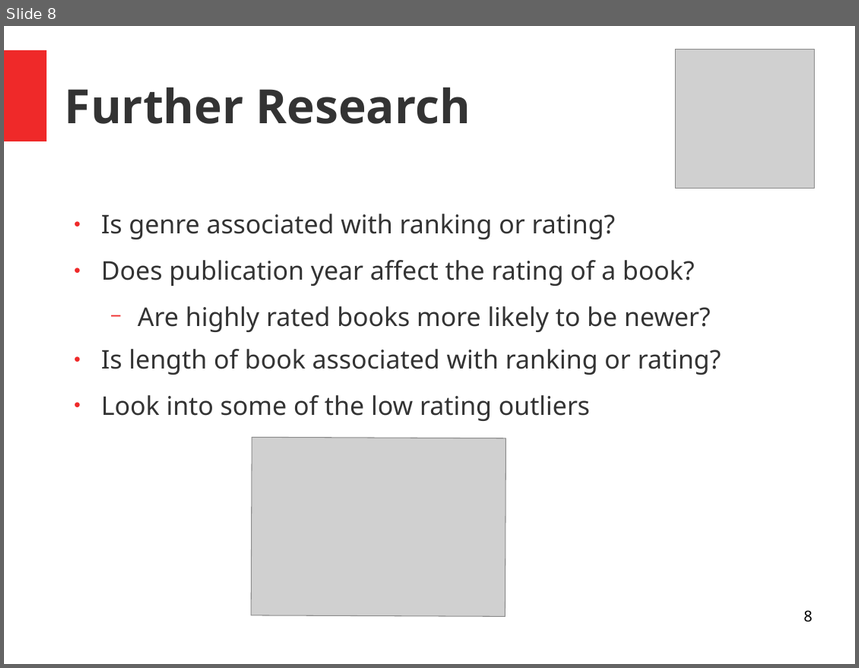
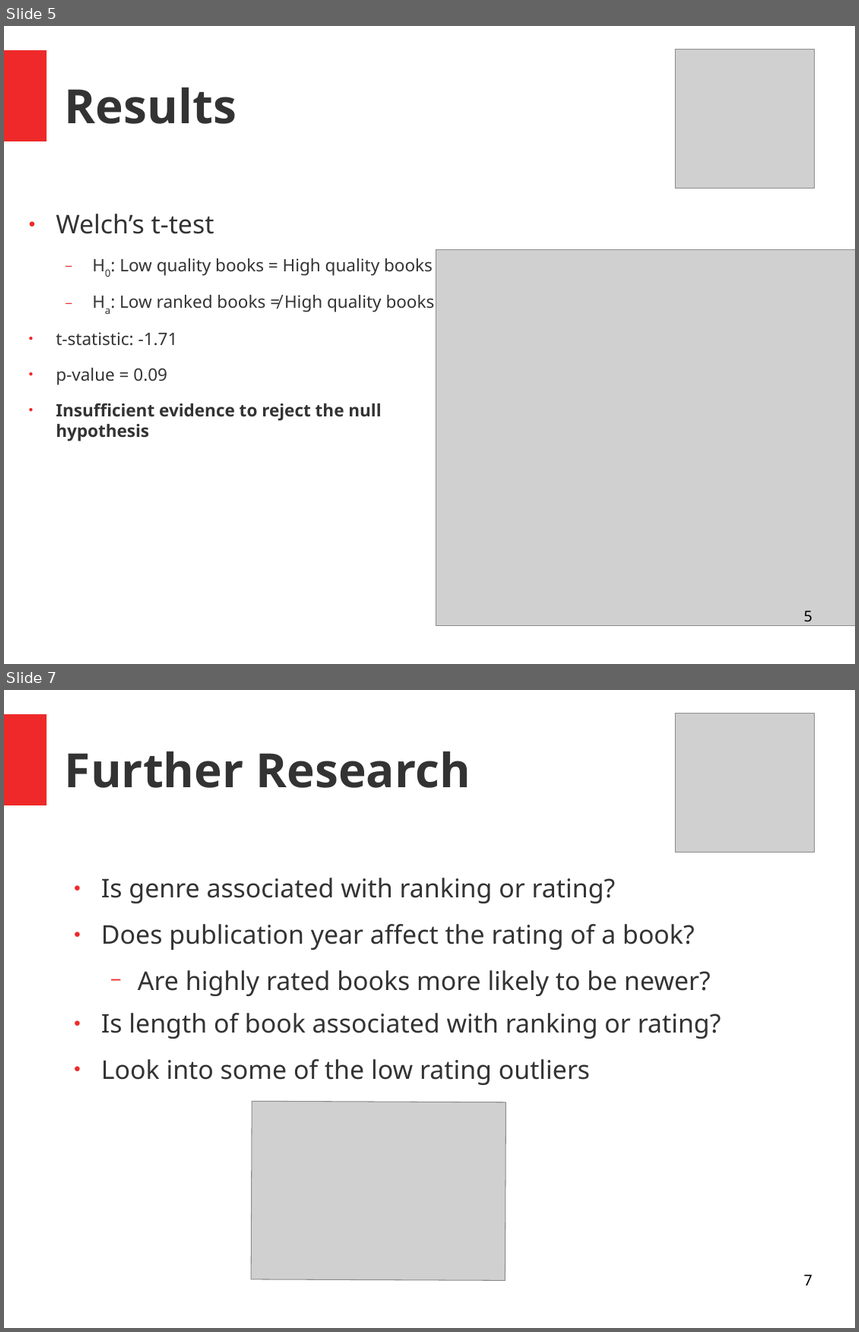
Before and after one commit to Shredder42/must_read_books, a slide deck: presentation.odp. Shown one above the other, each under a label of ours: slide 8 before the commit, slides 5 and 7 after it; the slides between them are not shown. The pictures are 859x668 and 859x1332 pixels, drawn with LibreOffice and Linux fonts; fonts in the diff are those of the drawing; grey boxes stand for pictures. Boxes give left, top, right and bottom in pixels: in the first picture for what was removed or moved away, otherwise in the second. Text is boxed around its words. In the diff, an @@ line names an element or a change of style, - is before the commit and + after.

```diff
--- a/presentation.odp
+++ b/presentation.odp
@@ slide 5 added at <box>4,26,855,664</box>, background #FFFFFF; not listed: 1 template element that a slide beside it also shows @@
@@ picture added at <box>676,49,815,188</box> @@
@@ title added at <box>65,88,237,124</box>, 44 pt, text #333333, bold @@
+Results
@@ text added at <box>56,214,435,442</box>, 16 pt, text #333333 @@
+● Welch’s t-test
+  − H0: Low quality books = High quality books
+  − Ha: Low ranked books ≠ High quality books
+● t-statistic: -1.71
+● p-value = 0.09
+● Insufficient evidence to reject the null hypothesis
@@ picture added at <box>436,250,855,626</box> @@
@@ page number added at <box>804,611,813,627</box>, 14 pt, text #000000 @@
+5
@@ what was slide 8 is now slide 7 @@
@@ page number at <box>804,1275,813,1286</box>: text changed @@
-8
+7
```
Also in this commit, not shown: 5 slides changed, 1 slide removed, 2 other files.
